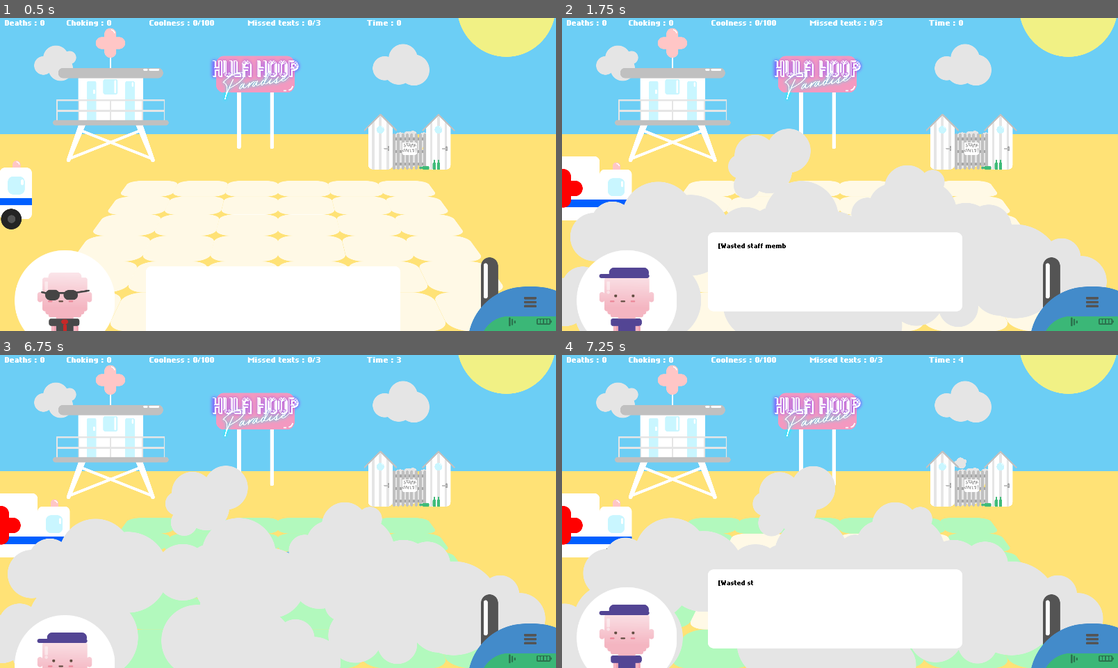
Above: before the commit, frames 1-4 (two rows, left to right).
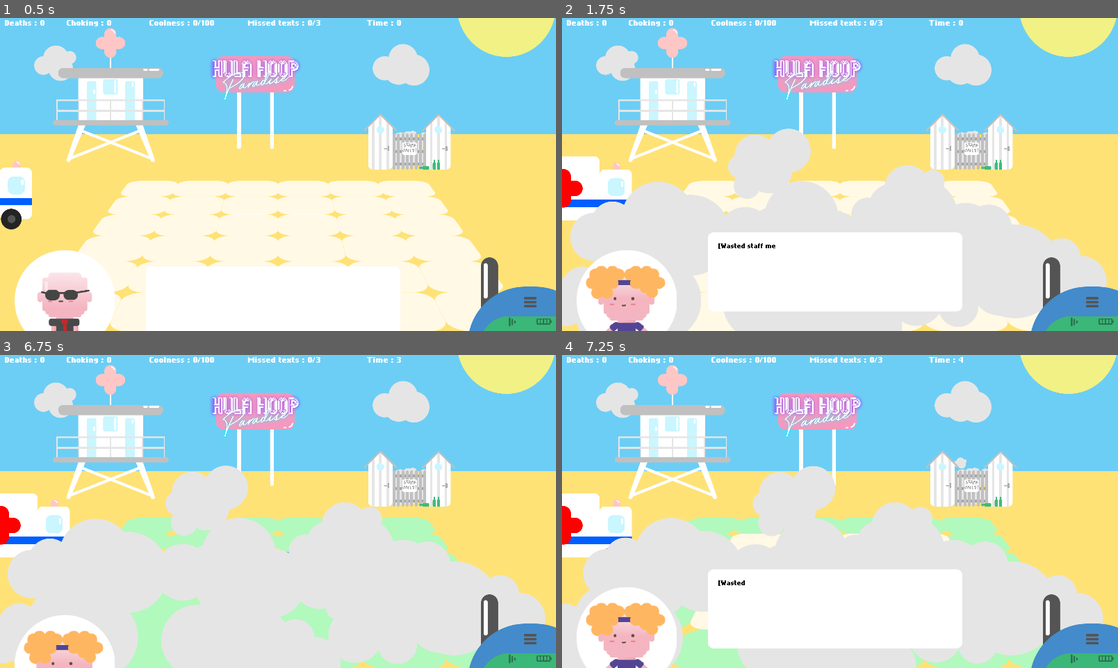
Above: after the commit, the same moments.

Repository: GuaranteedTrainwreck/LD47
Game: Godot game, scene res://Scenes/World/World.tscn
The game is run twice, just before and just after one commit, with the same random seed, the same clock (stepped at 60 frames per second) and the same inputs. Sound files missing from this copy of the repository are replaced by a short silence.
Inputs (mouse positions are in pixels of both pictures, inside the frame that each line leads up to):
- Up to frame 1 (0.5 s): no input
- Up to frame 2 (1.75 s): move the mouse to (673, 93) at 0.52 s; press the mouse at (673, 93) at 0.53 s; move the mouse to (973, 140) at 1.27 s; release the mouse at (973, 140) at 1.28 s; right-click (973, 140) at 1.35 s; click (973, 140) at 1.55 s
- Up to frame 3 (6.75 s): move the mouse to (11, 530) at 2.02 s; press the mouse at (11, 530) at 2.03 s; tap Enter at 2.75, 4.25, 6.5 s; move the mouse to (278, 511) at 2.77 s; release the mouse at (278, 511) at 2.78 s; click (278, 511) at 2.85 s; tap Space at 3.5, 5.75 s; move the mouse to (444, 558) at 3.52 s; hold Right mouse button (player_action) 3.53-4.28 s; click (444, 558) at 3.8 s; move the mouse to (111, 464) at 4.27 s; click (111, 464) at 4.35 s; move the mouse to (133, 592) at 5.02 s; press the mouse at (133, 592) at 5.03 s; move the mouse to (194, 433) at 5.77 s; release the mouse at (194, 433) at 5.78 s; right-click (194, 433) at 5.85 s; click (194, 433) at 6.05 s; move the mouse to (400, 495) at 6.52 s; press the mouse at (400, 495) at 6.53 s
- Up to frame 4 (7.25 s): no input

Frame 1 is identical in both runs. In frame 2, 1.4% of the frame differs, in the area x 4-41%, y 72-100%; in frame 3, 1.1%; in frame 4, 1.4%.

Commit message:
added powerups feedback, difficulty tweaks

Diff:
--- a/Scenes/Phone/Phone.tscn
+++ b/Scenes/Phone/Phone.tscn
@@ -50,10 +50,6 @@
 margin_bottom = -151.0
 custom_fonts/font = SubResource( 2 )
 custom_colors/font_color = Color( 0.145098, 0.494118, 0.313726, 1 )
-text = "Hey kid ! Sounds like
-you're in trouble. I told
-the ambulance to add
-an extra space !"
 __meta__ = {
 "_edit_use_anchors_": false
 }
--- a/Scenes/Tuto/Tuto.gd
+++ b/Scenes/Tuto/Tuto.gd
@@ -2,9 +2,9 @@
 
 var currenttext = 1
 var bosshead = preload("res://Assets/Tuto/bosshead.png")
-var bosstext1 = "[BOSS]\n\nHey kid,\n\nwelcome to Hula Hoops Paradise !\n\nPeople come and go have a spin on the dancefloor, you look after them,\nhow hard can it be ? [...]"
-var bosstext2 = "The staff is a bunch of lazy morons,\n\nbut pay them a visit at the staff cabin and they just might\n\ngive you a hand with the infirmary ! [...]"
-var bosstext3 = "The customers here are not the brightest kind,\n\nif you see one of them getting stuck, use the infirmary !\n\nIf things get a little.. messy there is an ambulance available.\n\nBut be careful, we only have one of those ! [...]"
+var bosstext1 = "[BOSS]\n\nHey kid,\n\nwelcome to Hula Hoops Paradise !\n\nPeople come and go have a spin on the dancefloor, you look after them,\nhow hard can it be ?"
+var bosstext2 = "The staff is a bunch of lazy morons,\n\nbut pay them a visit at the staff cabin and they just might\n\ngive you a hand with the infirmary !"
+var bosstext3 = "The customers here are not the brightest kind,\n\nif you see one of them getting stuck, use the infirmary !\n\nIf things get a little.. messy there is an ambulance available.\n\nBut be careful, we only have one of those !"
 var bosstext4 = "Well, I'm off for the day !\n\nI'll text you to see how things are going.\n\nYou'll be fine, just don't burn the place down haha ! (seriously, don't)\n\nBoss out !"
 var textlist = [bosstext1, bosstext2, bosstext3, bosstext4]
 
--- a/Scenes/World/World.tscn
+++ b/Scenes/World/World.tscn
@@ -32,6 +32,8 @@
 [ext_resource path="res://Assets/Background/signlogo.png" type="Texture" id=30]
 [ext_resource path="res://Assets/Sounds/dump.wav" type="AudioStream" id=31]
 [ext_resource path="res://Scenes/World/StaticBody2D.gd" type="Script" id=32]
+[ext_resource path="res://Assets/Sounds/powerdown.wav" type="AudioStream" id=33]
+[ext_resource path="res://Assets/Sounds/powerup.wav" type="AudioStream" id=34]
 
 [sub_resource type="DynamicFont" id=1]
 size = 25
@@ -186,6 +188,41 @@
 "values": [ 0.0, 0.0, 1.0 ]
 }
 
+[sub_resource type="DynamicFont" id=7]
+size = 60
+outline_size = 1
+outline_color = Color( 0, 0, 0, 1 )
+use_filter = true
+font_data = ExtResource( 16 )
+
+[sub_resource type="Animation" id=8]
+resource_name = "appear"
+length = 1.5
+tracks/0/type = "value"
+tracks/0/path = NodePath(".:percent_visible")
+tracks/0/interp = 1
+tracks/0/loop_wrap = true
+tracks/0/imported = false
+tracks/0/enabled = true
+tracks/0/keys = {
+"times": PoolRealArray( 0, 0.3 ),
+"transitions": PoolRealArray( 1, 1 ),
+"update": 0,
+"values": [ 0.0, 1.0 ]
+}
+tracks/1/type = "value"
+tracks/1/path = NodePath(".:visible")
+tracks/1/interp = 1
+tracks/1/loop_wrap = true
+tracks/1/imported = false
+tracks/1/enabled = true
+tracks/1/keys = {
+"times": PoolRealArray( 0, 1.5 ),
+"transitions": PoolRealArray( 1, 1 ),
+"update": 1,
+"values": [ true, false ]
+}
+
 [node name="World" type="Node2D"]
 script = ExtResource( 2 )
 __meta__ = {
@@ -449,6 +486,32 @@
 [node name="remove" type="AudioStreamPlayer" parent="."]
 stream = ExtResource( 31 )
 volume_db = -9.342
+
+[node name="bonus" type="Label" parent="."]
+margin_left = 567.528
+margin_top = 320.02
+margin_right = 1361.53
+margin_bottom = 445.02
+custom_fonts/font = SubResource( 7 )
+custom_colors/font_color = Color( 1, 1, 1, 1 )
+text = "+1 Infirmary"
+align = 1
+valign = 1
+percent_visible = 0.0
+__meta__ = {
+"_edit_use_anchors_": false
+}
+
+[node name="AnimationPlayer" type="AnimationPlayer" parent="bonus"]
+anims/appear = SubResource( 8 )
+
+[node name="powerdown" type="AudioStreamPlayer" parent="."]
+stream = ExtResource( 33 )
+volume_db = -7.738
+
+[node name="powerup" type="AudioStreamPlayer" parent="."]
+stream = ExtResource( 34 )
+volume_db = -9.114
 [connection signal="input_event" from="UGOTFIRED" to="UGOTFIRED" method="_on_UGOTFIRED_input_event"]
 [connection signal="input_event" from="NOTCOOL" to="NOTCOOL" method="_on_NOTCOOL_input_event"]
 [connection signal="input_event" from="TalkingHead/StaticBody2D" to="TalkingHead/StaticBody2D" method="_on_StaticBody2D_input_event"]
--- a/Scripts/Phone/Phone.gd
+++ b/Scripts/Phone/Phone.gd
@@ -44,5 +44,6 @@
 			get_parent().coolness -= 10
 			get_parent().beingOnPhone = false
 			get_parent().smsUnanswered = smsWaitingTime
-			get_parent().ambuMax += 1
-#			get_parent().chaos = 0
+			if get_parent().bossHelp:
+				get_parent().ambuMax += 1
+				get_parent().get_node("Staffcabin").powerUp("+1 ambulance space !")
--- a/Scripts/Staffcabin/Staffcabin.gd
+++ b/Scripts/Staffcabin/Staffcabin.gd
@@ -1,25 +1,47 @@
 extends StaticBody2D
 
-var staffhead = preload("res://Assets/BeingCool/kylehead.png")
+var staffhead1 = preload("res://Assets/BeingCool/kylehead.png")
+var staffhead2 = preload("res://Assets/BeingCool/stevehead.png")
+var staffhead3 = preload("res://Assets/BeingCool/emmahead.png")
+var staffhead4 = preload("res://Assets/BeingCool/cathyhead.png")
+
 var targeted = false
 var beingCool = false
-export var coolIncrement = 2
+export var coolIncrement = 1
+
+var rng = RandomNumberGenerator.new()
 
 var currenttext = 1
-var text0 = "[Wasted staff member]\n\nHey dude !\n\n I like your vibe, I'll come and give you a hand at the infirmary\n\nfor a while !"
+var text0 = "[Wasted staff member]\n\nHey dude !\n\n I like your vibe, I'll come and help you with the infirmary !"
 var text1 = "[Infirmary staff]\n\nWell this is boring.. I'm out !\n\nPeace !"
 var text2 = "[Wasted staff member]\n\nWow look who's here !\n\nMaybe you're not as nerdy as you look !\n\nHave a beer with us !"
-var textlist = [text0, text1]
+var text3 = "[Wasted staff member]\n\nCaRriE ?..\n\n CARRIIIIIE!!!! \n\n wait you're nooot Carrie !!!\n\n*burp*"
+var text4 = "[Wasted staff member]\n\nHeeeeey maaaaan !\n\nCare for some sweeeeeet Red Babylon Indica ?\n\n *hhffffffff*"
+var text5 = "[Wasted staff member]\n\nHey Charlie !\n\nCHARLIE\n\nCATCH ME CHARLIE I'M AIRBORNE !!!"
+var text6 = "[Wasted staff member]\n\nHo hey new guy !\n\nHow's W O R K ?\n\nSucks doesn't it ?"
+var text7 = "[Wasted staff member]\n\nYou know Rookie..\n\nI don't want to scare you but..\n\nI AM FUCKING HORNY BOIII !"
+var textlist = [text2, text3, text4, text5, text6, text7]
+var headlist = [staffhead1, staffhead2, staffhead3, staffhead4]
 
 func _ready():
-	pass
+	rng.randomize()
 
 func talkingHead(head, text):
 	get_parent().get_node("TalkingHead/StaticBody2D").stafftalk = true
 	get_parent().get_node("TalkingHead").visible = true
-	get_parent().get_node("TalkingHead/talkinghead").set_texture(staffhead)
+	get_parent().get_node("TalkingHead/talkinghead").set_texture(head)
 	get_parent().get_node("TalkingHead/talktest").text = text
 	get_parent().get_node("TalkingHead/banneranim").play("appear")
+
+func powerUp(text):
+	get_parent().get_node("bonus").text = text
+	get_parent().get_node("bonus/AnimationPlayer").play("appear")
+	get_parent().get_node("powerup").play()
+
+func powerDown(text):
+	get_parent().get_node("bonus").text = text
+	get_parent().get_node("bonus/AnimationPlayer").play("appear")
+	get_parent().get_node("powerdown").play()
 
 func _on_banneranim_animation_finished(anim_name):
 	get_parent().get_node("TalkingHead/StaticBody2D").stafftalk = false
@@ -28,22 +50,28 @@
 	beingCool = get_parent().beingCool
 
 	if get_parent().coolness < 30 and get_parent().medicsMax > 1:
-		talkingHead(staffhead, text1)
+		powerDown("-1 heal..")
+		talkingHead(staffhead3, text1)
 		get_parent().medicsMax = 1
 	if get_parent().coolness < 60 and get_parent().medicsMax > 2:
-		talkingHead(staffhead, text1)
+		powerDown("-1 heal..")
+		talkingHead(staffhead2, text1)
 		get_parent().medicsMax = 2
 	if get_parent().coolness < 90 and get_parent().medicsMax > 3:
-		talkingHead(staffhead, text1)
+		powerDown("-1 heal..")
+		talkingHead(staffhead4, text1)
 		get_parent().medicsMax = 3
 	if get_parent().coolness >= 30 and get_parent().medicsMax == 1:
-		talkingHead(staffhead, text0)
+		powerUp("+1 heal !")
+		talkingHead(staffhead3, text0)
 		get_parent().medicsMax = 2
 	if get_parent().coolness >= 60 and  get_parent().medicsMax == 2:
-		talkingHead(staffhead, text0)
+		powerUp("+1 heal !")
+		talkingHead(staffhead2, text0)
 		get_parent().medicsMax = 3
 	if get_parent().coolness >= 90 and get_parent().medicsMax == 3:
-		talkingHead(staffhead, text0)
+		powerUp("+1 heal !")
+		talkingHead(staffhead4, text0)
 		get_parent().medicsMax = 4
 
 	if Input.is_action_just_pressed("player_select") and !beingCool and !get_parent().beingOnPhone and targeted:
@@ -54,7 +82,7 @@
 			get_parent().get_node("Infirmary").ClickInfirmary()
 		$AnimationPlayer.play("selected")
 		get_parent().get_node("BeingCool/Clouds").visible = true
-		talkingHead(staffhead, text2)
+		talkingHead(headlist[rng.randf_range(0, 3)], textlist[rng.randf_range(0, 5)])
 		get_parent().get_node("BeingCool/BeingCoolAnim").play("smoke")
 		$Rock.play(8)
 
@@ -77,4 +105,4 @@
 	targeted = false
 
 func _on_CabinTimer_timeout():
-	get_parent().coolness = clamp(get_parent().coolness + coolIncrement, 0, 100)
+	get_parent().coolness = clamp(get_parent().coolness + 2, 0, 100)
--- a/Scripts/World/World.gd
+++ b/Scripts/World/World.gd
@@ -23,6 +23,12 @@
 var leavingRange = [8, 10]
 var incidentRange = [4, leavingRange[1]]
 
+#boss texting stuff
+var SmsBoss1 = "Hey kid ! How are\nthings over there ?\nAnother day another\ndollar hey !?"
+var SmsBoss2 = "Hey kid ! Kyle mixed up\nthe latest hoops order,\nso careful, they might\nbe a bit small.."
+var SmsBoss3 = "Hey kid ! If that dick\nfrom Palms News calls,\ntell him to go fuck\nhimself. Cheers !"
+var SmsBoss4 = "Hey kid ! Hope the staff\nis helping you a bit,\ninstead of jerking\neach other off.."
+var bossTexts = [SmsBoss1, SmsBoss2, SmsBoss3, SmsBoss4]
 #create random
 var rng = RandomNumberGenerator.new()
 
@@ -35,6 +41,7 @@
 var ambulanceReady = true
 var ambulanceClicked = false
 var talkingHeadEnded = false
+var bossHelp = false
 
 #infirmary variables
 var onDuty = 0
@@ -91,19 +98,23 @@
 	spawnCountdown -= 1
 	timeElapsed += 1
 	chaos = clamp(deathsTotal + incidentsTotal, 0, chaosMax)
-	if get_node("Staffcabin").beingCool == false:
+	if get_node("Staffcabin").beingCool == false and timeElapsed % 3 == 0:
 		coolness = clamp(coolness - coolnessSubFactor, 0, 100)
 
 #	if chaos limit reached
 	if deathsTotal >= 2 and !beingOnPhone and timeElapsed % 15 == 0:
 		if !smsReceived:
+			$Phone/Sms.text = "Hey kid ! Sounds like\nyou need a hand.\nHow about an extra space\nin the ambulance ?!"
 			$Phone/Vibrate.play()
 			smsReceived = true
+			bossHelp = true
 
-	if timeElapsed % 40 == 0:
+	if timeElapsed % 40 == 0 and !beingOnPhone:
 		if !smsReceived:
+			$Phone/Sms.text = bossTexts[rng.randf_range(0, 3)]
 			$Phone/Vibrate.play()
 			smsReceived = true
+			bossHelp = false
 
 #	increase difficulty
 	if timeElapsed % 60 == 0:
@@ -120,7 +131,8 @@
 
 #	if sms not answered
 	if smsUnanswered <= 0 and !gameover:
-		if ambuMax > 0:
+		if ambuMax > 1:
+			get_node("Staffcabin").powerDown("-1 ambulance space..")
 			ambuMax -= 1
 		missedTexts += 1
 		smsReceived = false
Binary file added: Assets/BeingCool/cathyhead.png
Not shown, added: Assets/BeingCool/cathyhead.png.import
Binary file added: Assets/BeingCool/emmahead.png
Not shown, added: Assets/BeingCool/emmahead.png.import
Binary file added: Assets/BeingCool/stevehead.png
Not shown, added: Assets/BeingCool/stevehead.png.import
Not shown, added: Assets/Sounds/powerdown.wav.import
Not shown, added: Assets/Sounds/powerup.wav.import
Not shown: 1 places in Scenes/World/World.tscn that only renumber resources
Not shown, added: Assets/Sounds/powerdown.wav
Not shown, added: Assets/Sounds/powerup.wav
